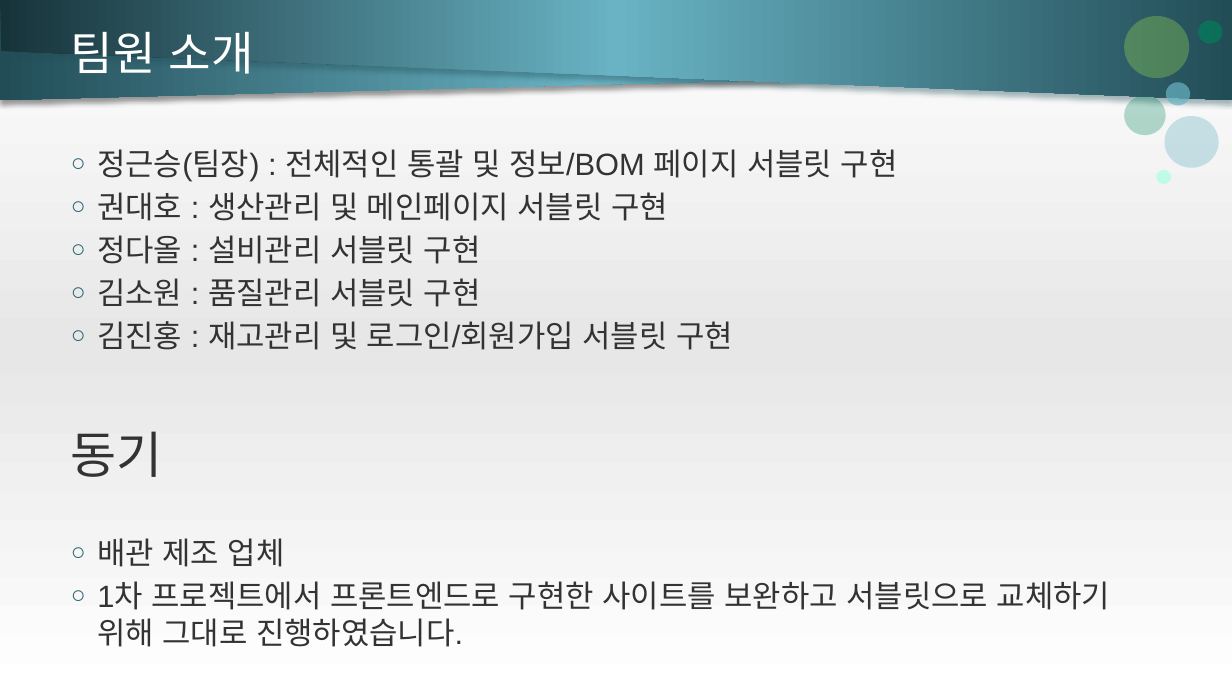
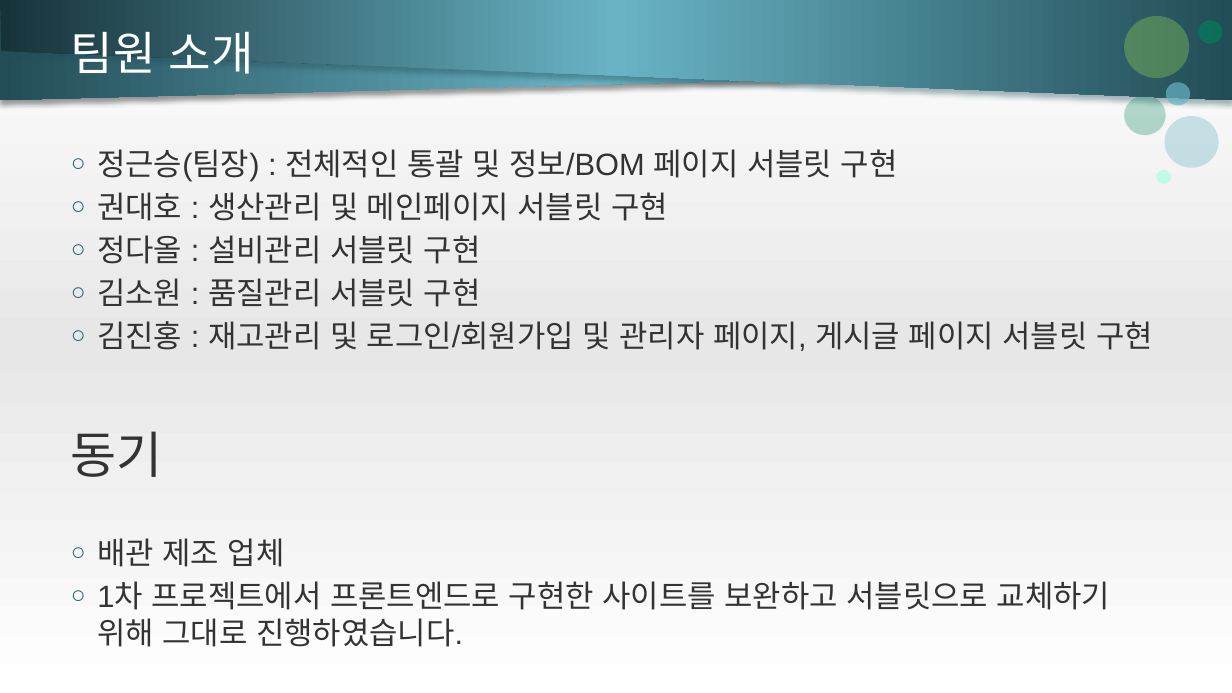
Before and after one commit to JungGeunSeung/project, a slide deck: slide 3 of 2차 프로젝트 PPT.pptx. Drawn at 1232x693 pixels with LibreOffice and Linux fonts; fonts in the diff are those of the drawing. Boxes give left, top, right and bottom in pixels: in the first picture for what was removed or moved away, otherwise in the second. Text is boxed around its words. In the diff, an @@ line names an element or a change of style, - is before the commit and + after.

```diff
--- a/2차 프로젝트 PPT.pptx
+++ b/2차 프로젝트 PPT.pptx
@@ text at [97,321,1153,351]: text changed @@
-○ 김진홍 : 재고관리 및 로그인/회원가입 서블릿 구현
+○ 김진홍 : 재고관리 및 로그인/회원가입 및 관리자 페이지, 게시글 페이지 서블릿 구현
```
Also in this commit, not shown: 5 other slides changed, 5 other files.
